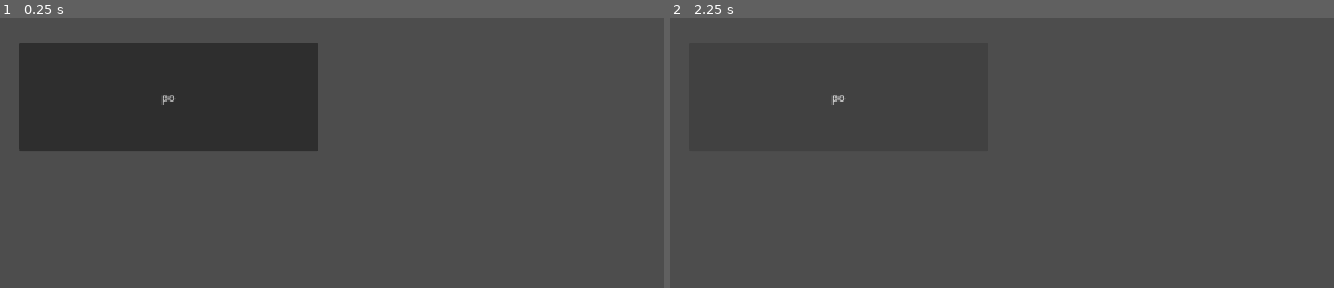
Above: before the commit, frames 1-2 (left to right).
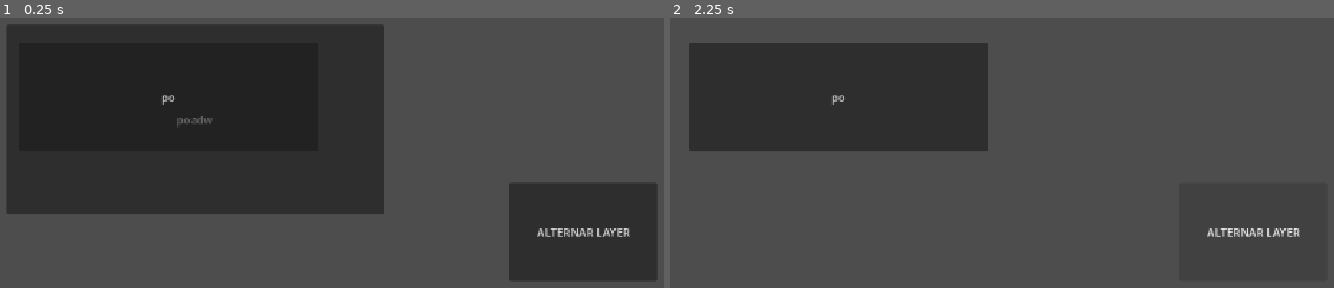
Above: after the commit, the same moments.

Repository: marcosnieto503-ui/JuegoFeriaGamer26-2Poo
Game: Godot game, scene res://node_2d.tscn
The game is run twice, just before and just after one commit, with the same random seed, the same clock (stepped at 60 frames per second) and the same inputs. Before the commit the project has no main scene; this scene is started directly in both runs.
Inputs (mouse positions are in pixels of both pictures, inside the frame that each line leads up to):
- Up to frame 1 (0.25 s): no input
- Up to frame 2 (2.25 s): click "po" at 0.5 s; click (862, 120) at 1.25 s, where only the run after the commit has a clickable "poadw"; click "po" (after the commit: "ALTERNAR LAYER") at 2 s

The runs differ from the first frame. In frame 1, 29% of the frame differs, in the area x 1-99%, y 2-98%; in frame 2, 0.3%.

Commit message:
test cambio de interfaz usable fuab

Diff:
--- a/button.gd
+++ b/button.gd
@@ -1,12 +1,23 @@
 extends Button
 
+@onready var botoncito = $"../../CanvasLayer/BPequeño"
+@onready var canvaP = $"../../CanvasLayer2"
+# Called every frame. 'delta' is the elapsed time since the previous frame.
+func _ready():
+	self.pressed.connect(canvapo)
+	botoncito.pressed.connect(botoncito_)
 
-# Called when the node enters the scene tree for the first time.
-func _ready() -> void:
-	pass # Replace with function body.
+func po():
+	if (canvaP.get_layer() == 1):
+		canvaP.set_layer(0)
+	else:
+		canvaP.set_layer(1)
 
+func canvapo():
+	if (canvaP.visible == true):
+		canvaP.hide()
+	else:
+		canvaP.show()
 
-# Called every frame. 'delta' is the elapsed time since the previous frame.
-func _process(delta: float) -> void:
-	if (button_up):
-		print("po botoncito funcionando")
+func botoncito_():
+	print("fuab arriba")
--- /dev/null
+++ b/button_2.gd
@@ -0,0 +1,9 @@
+extends Button
+
+
+# Called when the node enters the scene tree for the first time.
+func _ready():
+	self.pressed.connect(po)
+
+func po():
+	print("fuap debajo")
--- a/node_2d.tscn
+++ b/node_2d.tscn
@@ -1,15 +1,40 @@
 [gd_scene format=3 uid="uid://dxtoq8wtk0v0w"]
 
 [ext_resource type="Script" uid="uid://ch4c05jbm5i05" path="res://button.gd" id="1_wtcfe"]
+[ext_resource type="Script" uid="uid://be1cyrjw5lj2m" path="res://button_2.gd" id="2_0e48y"]
 
 [node name="Node2D" type="Node2D" unique_id=379127829]
 
 [node name="CanvasLayer" type="CanvasLayer" parent="." unique_id=1860232263]
 
-[node name="Button" type="Button" parent="CanvasLayer" unique_id=1138075862]
+[node name="BPequeño" type="Button" parent="CanvasLayer" unique_id=1138075862]
+anchors_preset = -1
+anchor_right = 0.172
 offset_left = 79.0
 offset_top = 37.0
-offset_right = 510.0
+offset_right = 311.856
 offset_bottom = 193.0
 text = "po"
+
+[node name="CanvasLayer2" type="CanvasLayer" parent="." unique_id=1052066574]
+layer = 0
+
+[node name="BGrande" type="Button" parent="CanvasLayer2" unique_id=1392201017]
+anchors_preset = -1
+anchor_right = 0.172
+offset_left = 61.0
+offset_top = 11.0
+offset_right = 406.856
+offset_bottom = 284.0
+text = "poadw"
+script = ExtResource("2_0e48y")
+
+[node name="CanvasLayer3" type="CanvasLayer" parent="." unique_id=416474748]
+
+[node name="Button" type="Button" parent="CanvasLayer3" unique_id=1472544026]
+offset_left = 785.0
+offset_top = 239.0
+offset_right = 998.0
+offset_bottom = 380.0
+text = "ALTERNAR LAYER"
 script = ExtResource("1_wtcfe")
--- a/project.godot
+++ b/project.godot
@@ -11,6 +11,7 @@
 [application]
 
 config/name="JuegoFeriaGamer26PO"
+run/main_scene="uid://dxtoq8wtk0v0w"
 config/features=PackedStringArray("4.7", "Forward Plus")
 config/icon="res://icon.svg"
 
Binary file added: NO BORRAR.jpg
Not shown, added: NO BORRAR.jpg.import
Not shown, added: button_2.gd.uid
